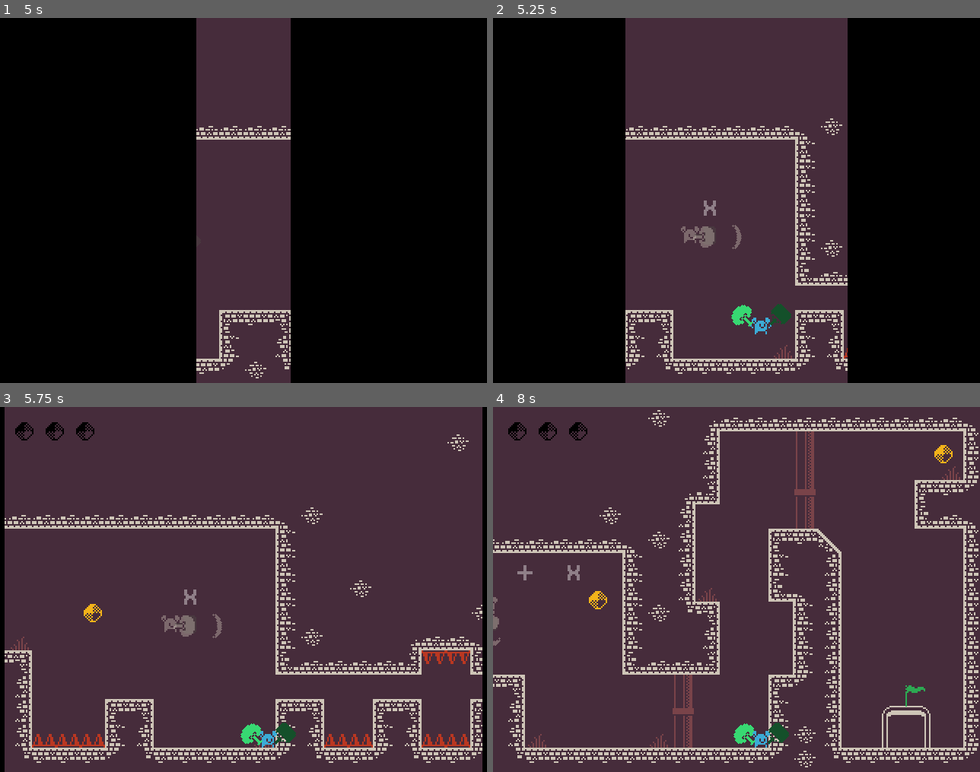
Above: before the commit, frames 1-4 (two rows, left to right).
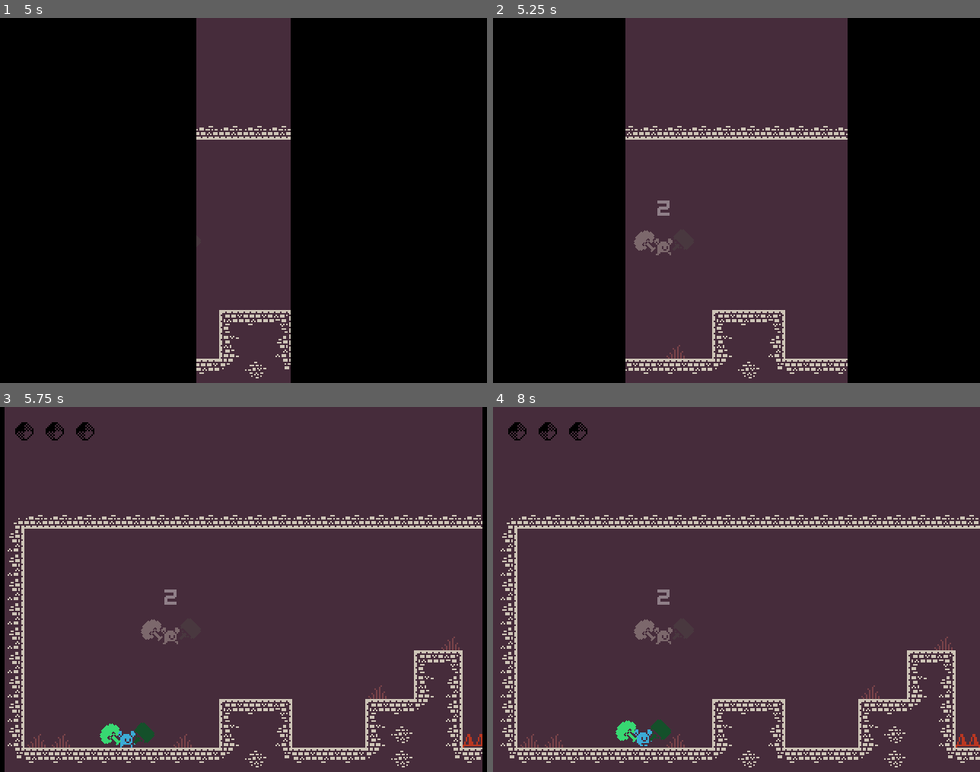
Above: after the commit, the same moments.

Repository: BasicLich/MizJam01
Game: Godot game, scene res://Main.tscn
Two runs of this game, one before a commit and one after it. Both use one fixed random seed, a clock stepped at 60 frames per second and the inputs below. Sound files missing from this copy of the repository are replaced by a short silence.
Inputs:
- Up to frame 1 (5 s): tap Enter at 0.5, 2 s; hold Right (ui_right) 0.53-2.03 s; tap Tab (warp) at 0.6, 1.55, 2.1, 2.85, 3.8, 4.35 s; tap Z (jump) at 0.77, 1.52, 3.02, 3.77, 4.52 s; tap Space at 1.25, 3.5 s; tap X (attack) at 1.35, 3.6 s; hold Left (ui_left) 2.03-2.78 s; hold Right (ui_right) 2.78-4.28 s; tap Home (skip_level) at 4.15 s; hold Left (ui_left) from 4.28 s (still down)
- Up to frame 2 (5.25 s): release Left (ui_left) at 5.03 s; hold Right (ui_right) from 5.03 s (still down); tap Tab (warp) at 5.1 s
- Up to frame 3 (5.75 s): keep holding Right (ui_right)
- Up to frame 4 (8 s): release Right (ui_right) at 5.78 s; hold Left (ui_left) 5.78-7.28 s; tap X (attack) at 5.85 s; tap Z (jump) at 6.02, 6.77, 7.52 s; tap Tab (warp) at 6.05, 6.6, 7.35 s; hold Right (ui_right) from 7.28 s (still down)

Frame 1 is identical in both runs. In frame 2, 4.4% of the frame differs, in the area x 27-73%, y 27-99%; in frame 3, 9.7%; in frame 4, 14%, in the area x 0-100%, y 0-99%.

Commit message:
Disabled debug controls.

Diff:
--- a/Player/Player.gd
+++ b/Player/Player.gd
@@ -55,17 +55,17 @@
 		return
 
 	# Debug warping, TODO disable for release
-	if Input.is_action_just_pressed("warp"):
-		if debug_points.empty():
-			for each in get_tree().get_nodes_in_group("DebugPoints"):
-				if each.is_warp_enabled():
-					debug_points.append(each)
-		if not debug_points.empty():
-			global_position = debug_points[current_debug_point].global_position
-			current_debug_point += 1
-			current_debug_point %= debug_points.size()
-	if Input.is_action_just_pressed("skip_level"):
-		Globals.next_level()
+#	if Input.is_action_just_pressed("warp"):
+#		if debug_points.empty():
+#			for each in get_tree().get_nodes_in_group("DebugPoints"):
+#				if each.is_warp_enabled():
+#					debug_points.append(each)
+#		if not debug_points.empty():
+#			global_position = debug_points[current_debug_point].global_position
+#			current_debug_point += 1
+#			current_debug_point %= debug_points.size()
+#	if Input.is_action_just_pressed("skip_level"):
+#		Globals.next_level()
 
 	if state_machine.state == state_machine.States.FAN_STRIKE:
 		velocity.x *= 0.9
